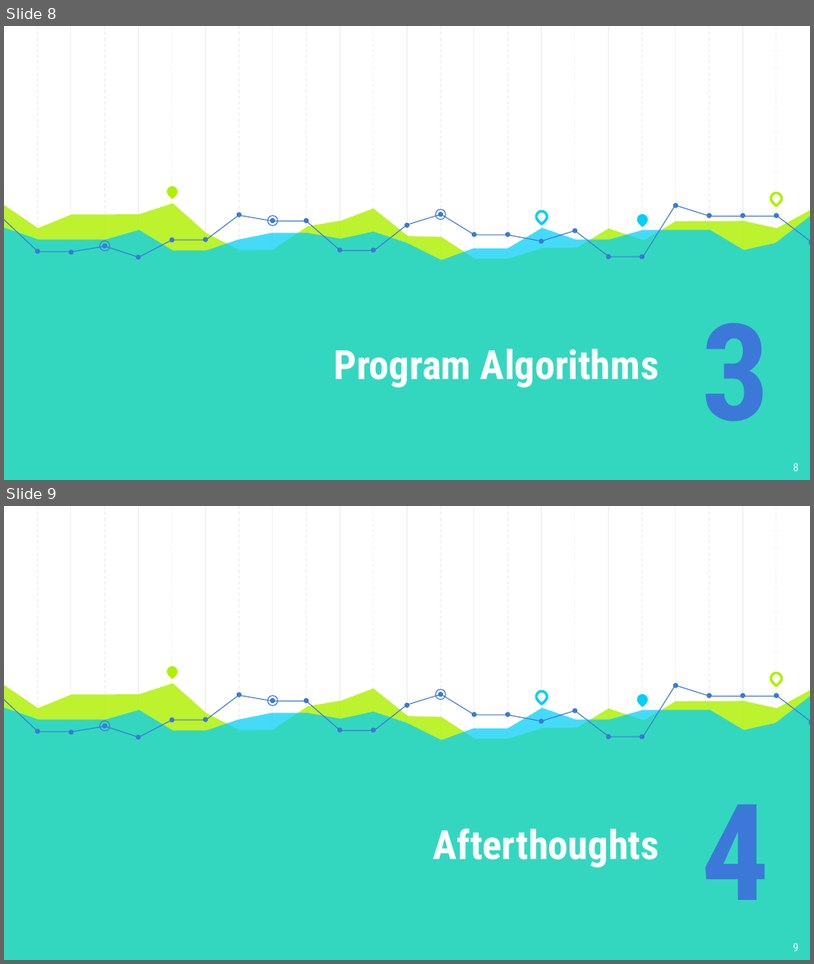
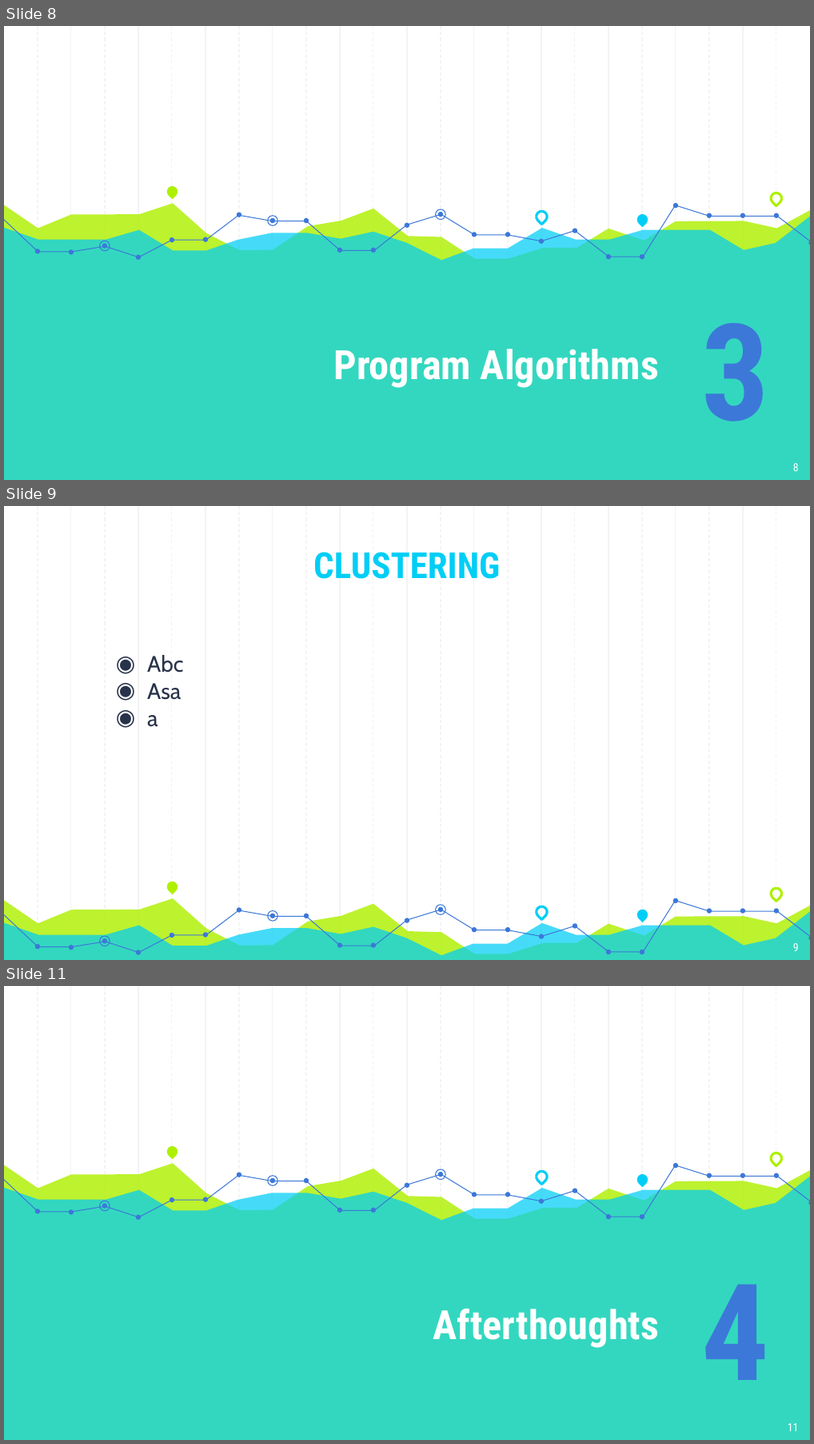
Before and after one commit to Andyayk/app, a slide deck: Graph Based Search.pptx. Shown one above the other, each under a label of ours: slides 8 and 9 before the commit, slides 8, 9 and 11 after it; the slides between them are not shown. The pictures are 814x964 and 814x1444 pixels, drawn with LibreOffice and Linux fonts; fonts in the diff are those of the drawing. Boxes give left, top, right and bottom in pixels: in the first picture for what was removed or moved away, otherwise in the second. Text is boxed around its words. In the diff, an @@ line names an element or a change of style, - is before the commit and + after.

```diff
--- a/Graph Based Search.pptx
+++ b/Graph Based Search.pptx
@@ slide 9 added at bbox=[4, 506, 810, 960], background #FFFFFF; not listed: 23 template elements that a slide beside it also shows @@
@@ text added at bbox=[314, 552, 500, 579], 32 pt, text #00CEF6, bold @@
+CLUSTERING
@@ text added at bbox=[147, 655, 184, 727], 20 pt, text #28324A @@
+◉ Abc
+◉ Asa
+◉ a
@@ teardrop added at bbox=[165, 879, 179, 894], fill #AFF000 @@
@@ teardrop added at bbox=[769, 885, 783, 900], outline #AFF000 2.25 pt @@
@@ freeform shape added at bbox=[4, 898, 810, 960], fill #AFF000 at 82% opacity @@
@@ freeform shape added at bbox=[4, 910, 810, 960], fill #00CEF6 at 73% opacity @@
@@ freeform shape added at bbox=[4, 910, 374, 952], outline #3C78D8 0.75 pt @@
@@ ellipse added at bbox=[268, 911, 278, 921], outline #3C78D8 0.75 pt @@
@@ freeform shape added at bbox=[374, 900, 676, 952], outline #3C78D8 0.75 pt @@
@@ ellipse added at bbox=[435, 904, 446, 915], outline #3C78D8 0.75 pt @@
@@ teardrop added at bbox=[534, 904, 549, 919], outline #00CEF6 2.25 pt @@
@@ teardrop added at bbox=[635, 907, 650, 922], fill #00CEF6 @@
@@ freeform shape added at bbox=[677, 900, 810, 936], outline #3C78D8 0.75 pt @@
@@ ellipse added at bbox=[100, 936, 110, 946], outline #3C78D8 0.75 pt @@
@@ group added at bbox=[35, 898, 810, 954]: 24 ellipses @@
@@ page number added at bbox=[794, 943, 799, 951], 10 pt, text #FFFFFF @@
+9
@@ what was slide 9 is now slide 11 @@
@@ page number at bbox=[788, 1423, 799, 1431]: text changed @@
-9
+11
```
Also in this commit, not shown: 7 slides changed, 1 other slide added.
